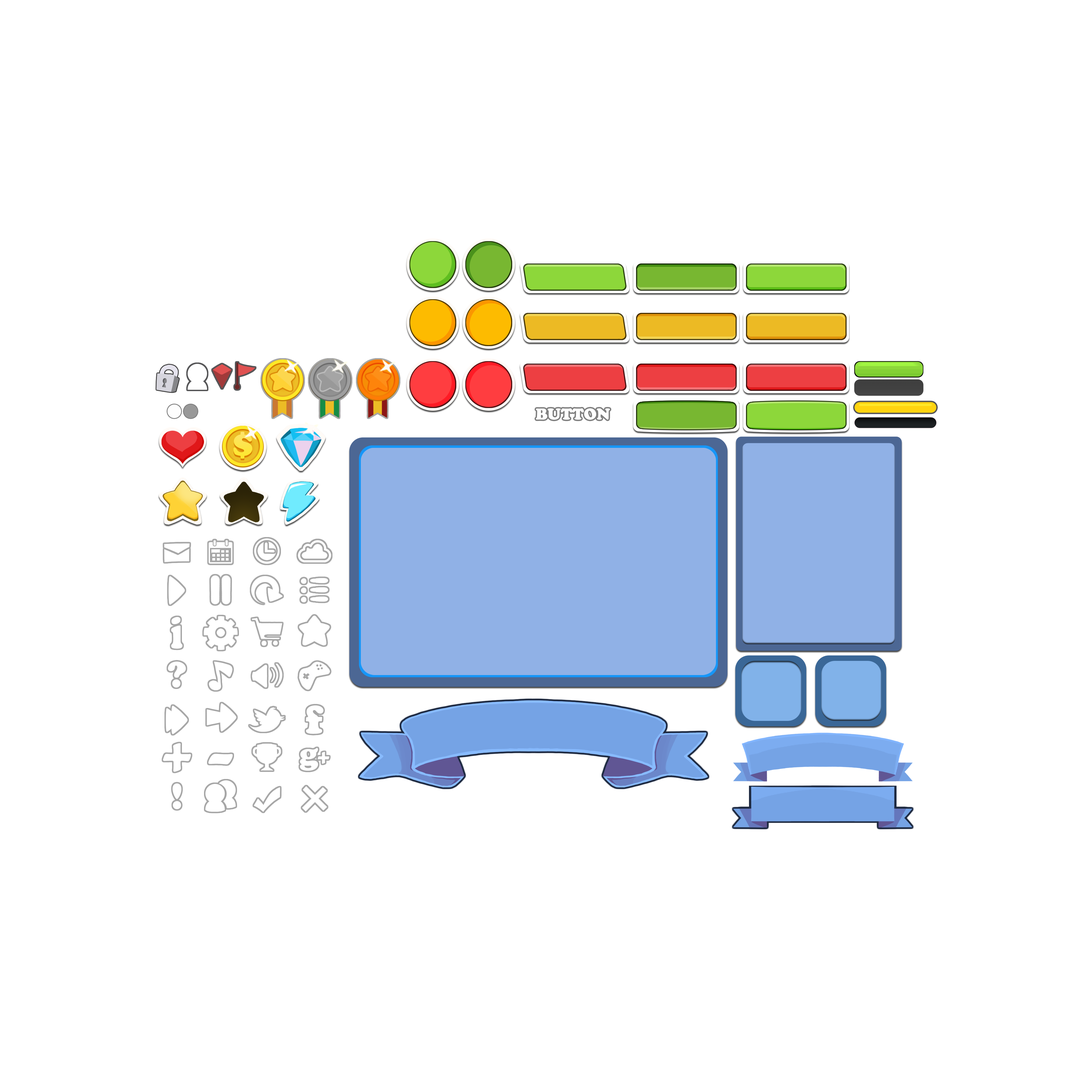
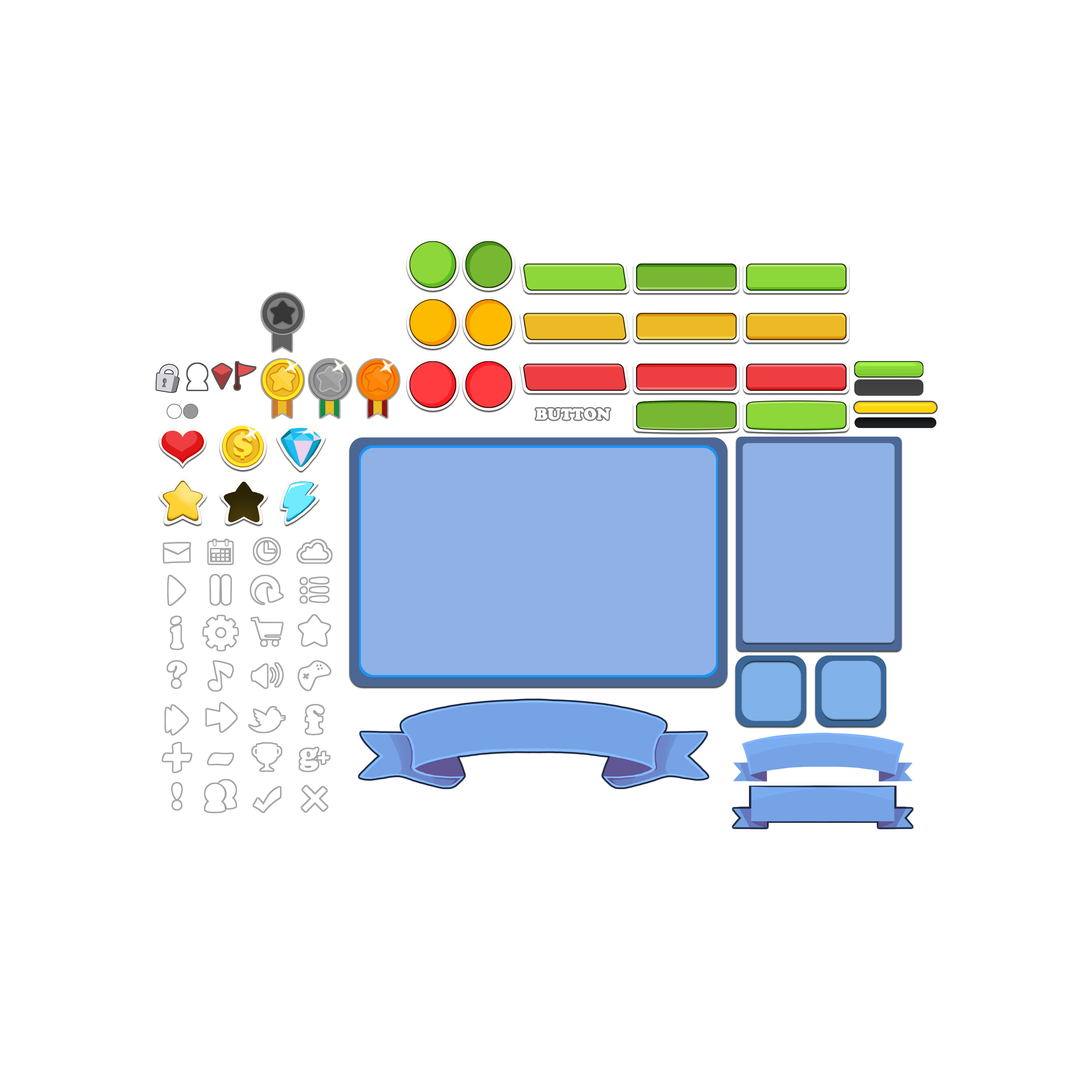
Layers edited between the first and the second (1091, 1091) image:
added group "empty_reward" with 8 layers above "Layer 38 copy 2" over [261, 293, 304, 353]
added layer "Layer 46" (1st of 2, in "empty_reward") in group "empty_reward" over [270, 300, 296, 325]
added layer "Layer 36 copy 5" (1st of 2, in "empty_reward") in group "empty_reward" over [267, 297, 299, 330]
added layer "Layer 36 copy 4" (1st of 2, in "empty_reward") in group "empty_reward" over [265, 296, 300, 331]
added layer "Layer 36 copy 3" (1st of 2, in "empty_reward") in group "empty_reward" over [262, 293, 304, 334]
added layer "Layer 35 copy" (1st of 2, in "empty_reward") in group "empty_reward" over [261, 293, 304, 336]
added layer "Layer 48" (1st of 2, in "empty_reward") in group "empty_reward" over [270, 329, 294, 353]
added layer "Layer 47" (1st of 2, in "empty_reward") in group "empty_reward" over [272, 319, 293, 353]
added layer "Layer 46 copy" (1st of 2, in "empty_reward") in group "empty_reward" over [261, 293, 304, 353]
